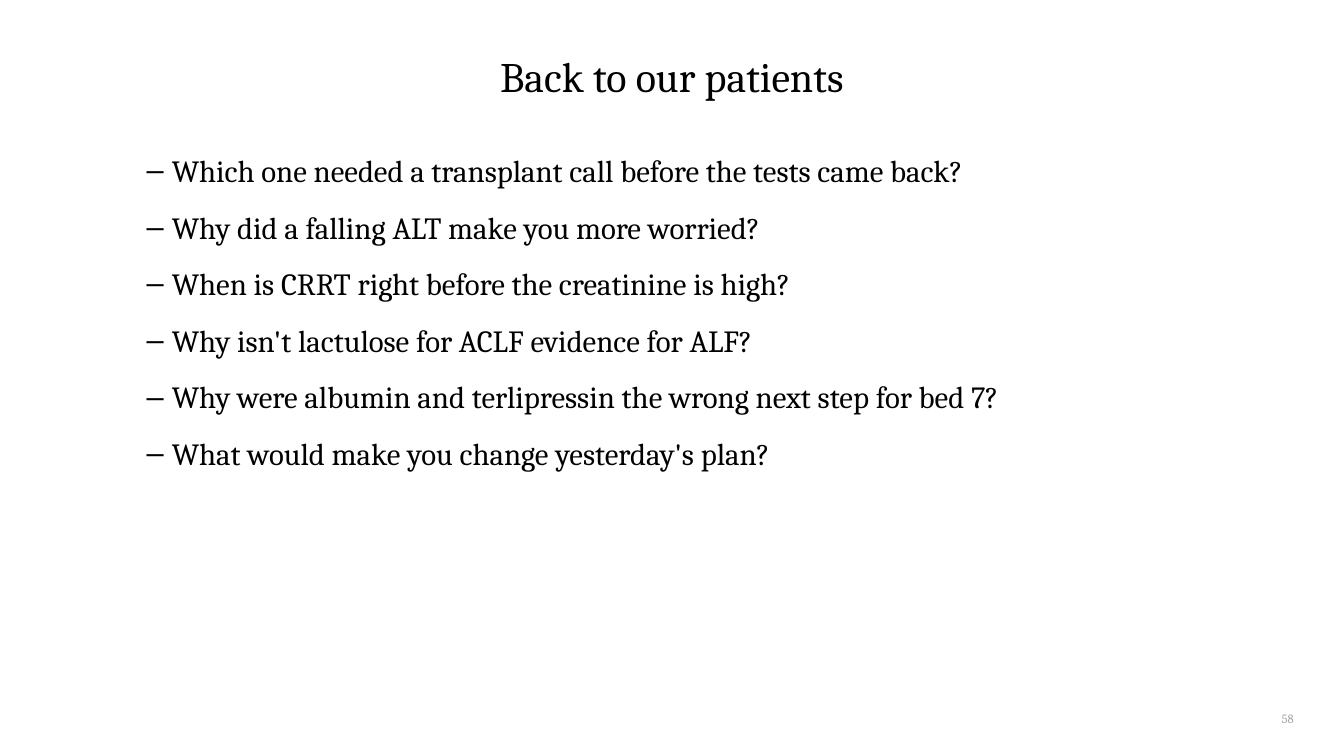
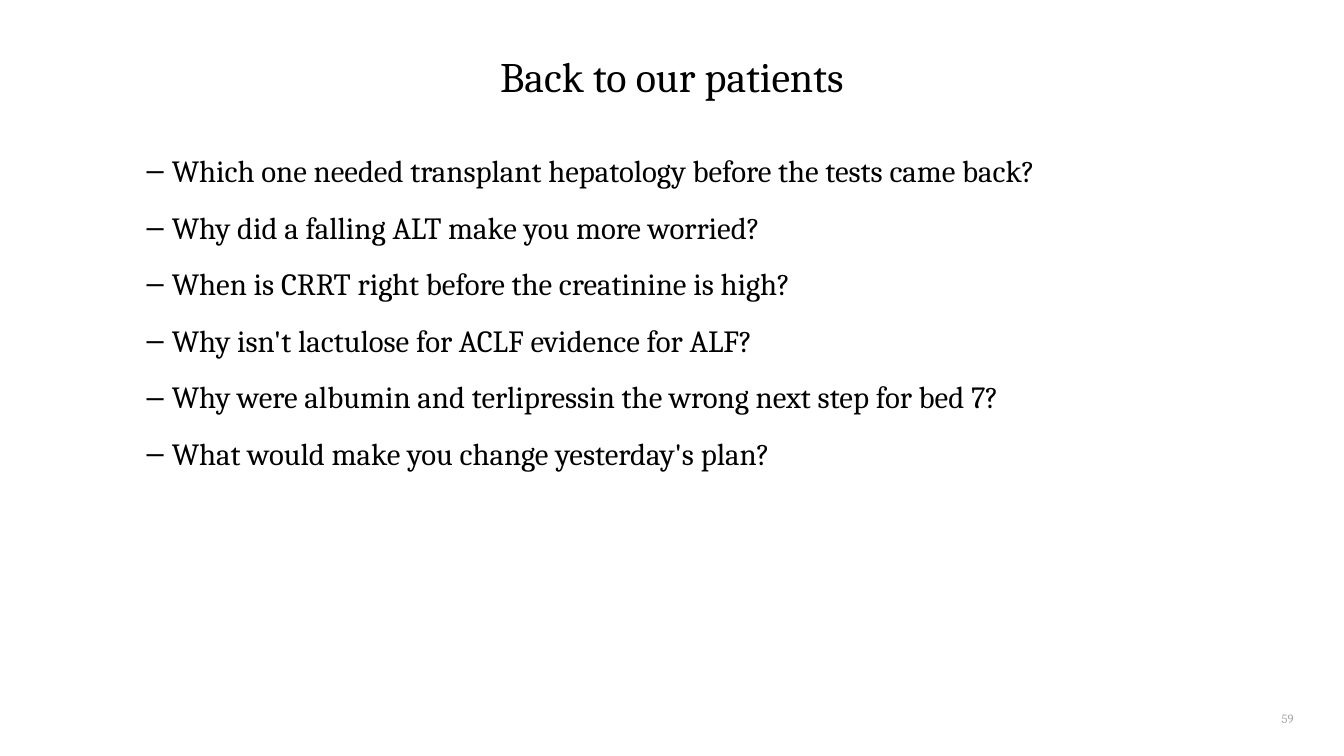
Before and after one commit to qaddodi/mohammad-almeqdadi-lectures, a slide deck: slide 59 of lectures/acute-liver-failure-aclf-in-icu/ALF and ACLF in the ICU.pptx (slide 58 before the commit). Drawn at 1344x756 pixels with LibreOffice and Linux fonts; fonts in the diff are those of the drawing. Boxes give left, top, right and bottom in pixels: in the first picture for what was removed or moved away, otherwise in the second. Text is boxed around its words. In the diff, an @@ line names an element or a change of style, - is before the commit and + after.

```diff
--- a/lectures/acute-liver-failure-aclf-in-icu/ALF and ACLF in the ICU.pptx
+++ b/lectures/acute-liver-failure-aclf-in-icu/ALF and ACLF in the ICU.pptx
@@ text at [172,160,1034,189]: text changed @@
-– Which one needed a transplant call before the tests came back?
+– Which one needed transplant hepatology before the tests came back?
@@ page number at [1282,715,1294,723]: text changed @@
-58
+59
```
Also in this commit, not shown: 10 other slides changed, 1 slide added, 2 other files.
